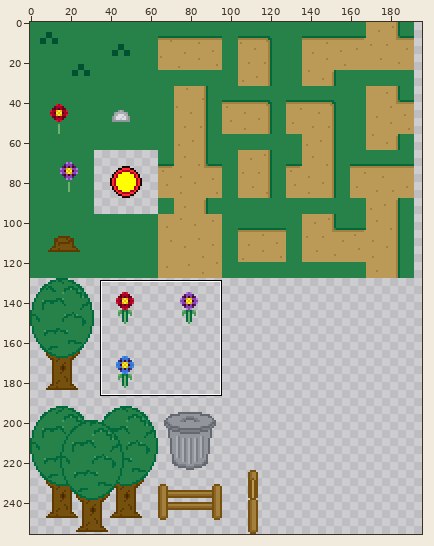
One commit to this pixel-art file: Graphics/Exterior/world_map_spritesheet.aseprite. The picture above shows the old version from afar; the outline marks the close-up.
Close-up. As it was:
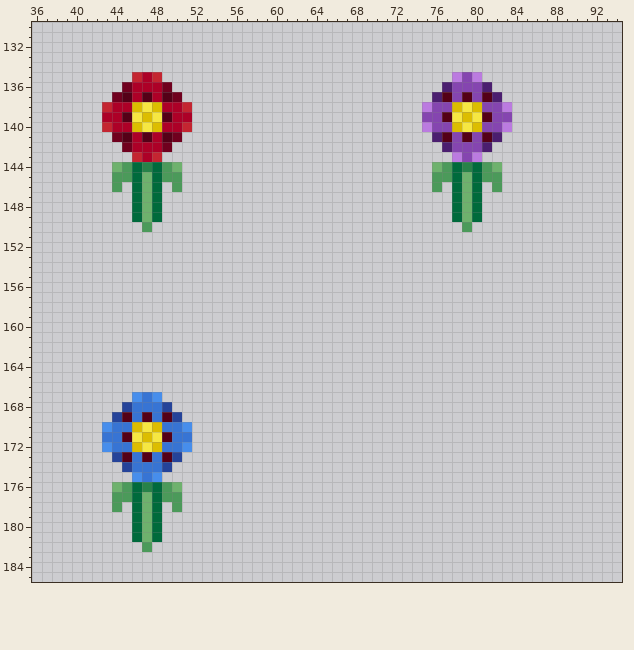
256x256 pixels, 1 frame. Shown: x 36..94, y 130..185. The wide view leaves out empty margins.
The same view after the edit:
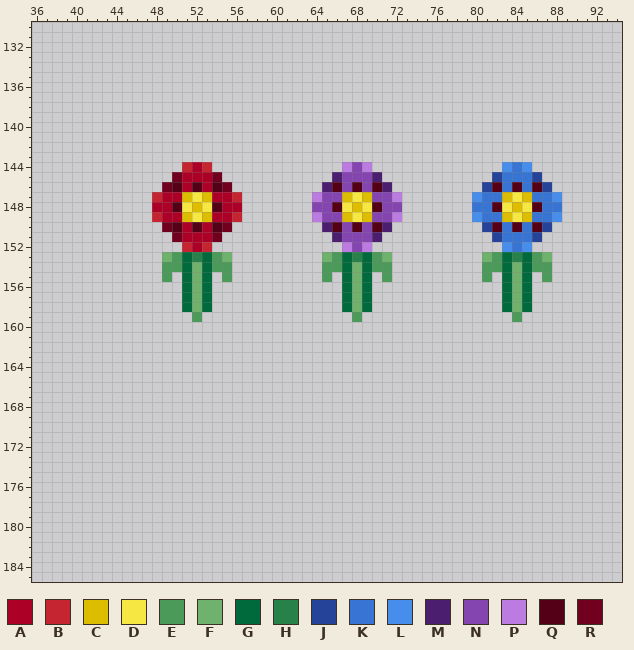
Palette (. is transparent): A #ad0027  B #c42531  C #dcbd00  D #f6e742  E #4b9a5a  F #6eb26d  G #006a3c  H #278249  J #254399  K #3774d4  L #478eec  M #4b1e6f  N #8545b0  P #bb7be0  Q #540017  R #70001e
The edit:
@@ x 36..94 @@
 134 ...........................................................
-135 ..........BAB.............................PNP..............
-136 .........RAAAR...........................MNNNM.............
-137 ........RQAQAQR.........................MQNQNQM............
-138 .......BAACDCAAB.......................PNNCDCNNP...........
-139 .......AAQDCDQAA.......................NNQDCDQNN...........
-140 .......BAACDCAAB.......................PNNCDCNNP...........
-141 ........RQAQAQR.........................MQNQNQM............
-142 .........RAAAR...........................MNNNM.............
-143 ..........BAB.............................PNP..............
-144 ........FEGHGEF.........................FEGHGEF............
-145 ........EEGFGEE.........................EEGFGEE............
-146 ........E.GFG.E.........................E.GFG.E............
-147 ..........GFG.............................GFG..............
-148 ..........GFG.............................GFG..............
-149 ..........GFG.............................GFG..............
-150 ...........E...............................E...............
-151 ...........................................................
-152 ...........................................................
-153 ...........................................................
-154 ...........................................................
-155 ...........................................................
-156 ...........................................................
-157 ...........................................................
-158 ...........................................................
-159 ...........................................................
+135 ...........................................................
+136 ...........................................................
+137 ...........................................................
+138 ...........................................................
+139 ...........................................................
+140 ...........................................................
+141 ...........................................................
+142 ...........................................................
+143 ...........................................................
+144 ...............BAB.............PNP.............LKL.........
+145 ..............RAAAR...........MNNNM...........JKKKJ........
+146 .............RQAQAQR.........MQNQNQM.........JQKQKQJ.......
+147 ............BAACDCAAB.......PNNCDCNNP.......LKKCDCKKL......
+148 ............AAQDCDQAA.......NNQDCDQNN.......KKQDCDQKK......
+149 ............BAACDCAAB.......PNNCDCNNP.......LKKCDCKKL......
+150 .............RQAQAQR.........MQNQNQM.........JQKQKQJ.......
+151 ..............RAAAR...........MNNNM...........JKKKJ........
+152 ...............BAB.............PNP.............LKL.........
+153 .............FEGHGEF.........FEGHGEF.........FEGHGEF.......
+154 .............EEGFGEE.........EEGFGEE.........EEGFGEE.......
+155 .............E.GFG.E.........E.GFG.E.........E.GFG.E.......
+156 ...............GFG.............GFG.............GFG.........
+157 ...............GFG.............GFG.............GFG.........
+158 ...............GFG.............GFG.............GFG.........
+159 ................E...............E...............E..........
 160 ...........................................................
@@ x 41..53 @@
 166 .............
-167 .....LKL.....
-168 ....JKKKJ....
-169 ...JQKQKQJ...
-170 ..LKKCDCKKL..
-171 ..KKQDCDQKK..
-172 ..LKKCDCKKL..
-173 ...JQKQKQJ...
-174 ....JKKKJ....
-175 .....LKL.....
-176 ...FEGHGEF...
-177 ...EEGFGEE...
-178 ...E.GFG.E...
-179 .....GFG.....
-180 .....GFG.....
-181 .....GFG.....
-182 ......E......
+167 .............
+168 .............
+169 .............
+170 .............
+171 .............
+172 .............
+173 .............
+174 .............
+175 .............
+176 .............
+177 .............
+178 .............
+179 .............
+180 .............
+181 .............
+182 .............
 183 .............
